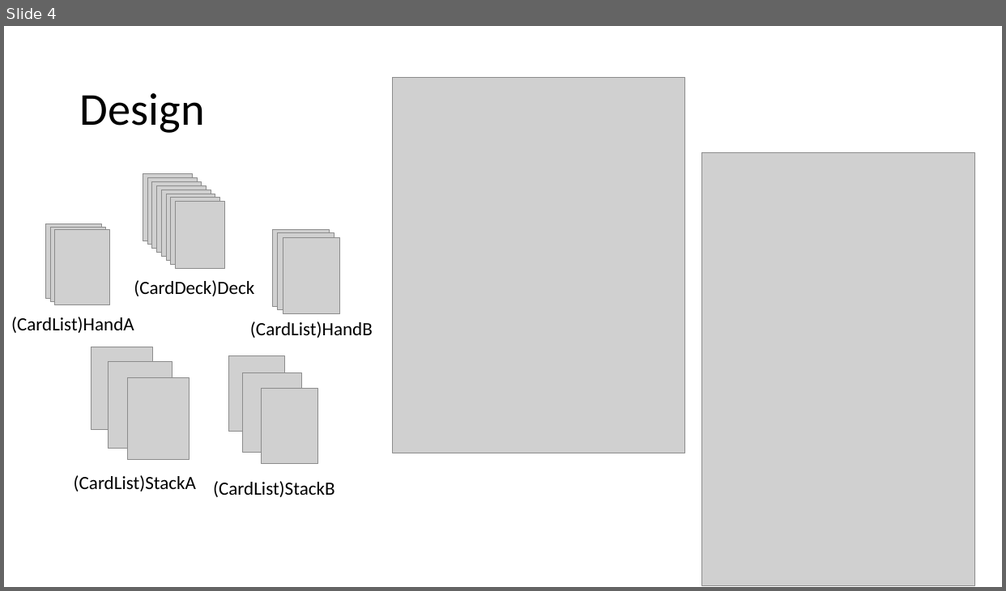
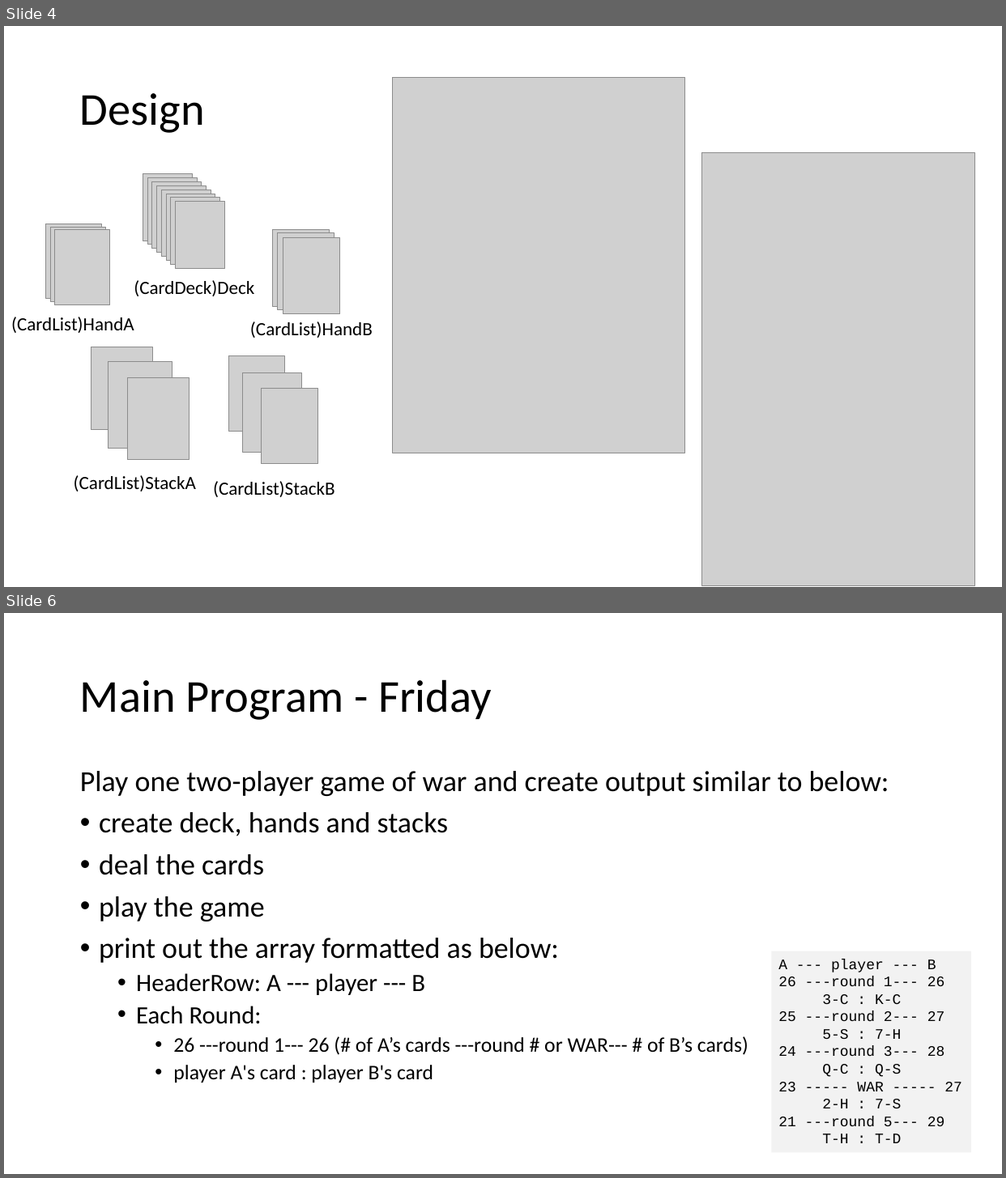
Before and after one commit to veggieboy/WarCardGame, a slide deck: warCardGame.pptx. Shown one above the other, each under a label of ours: slide 4 before the commit, slides 4 and 6 after it; the slides between them are not shown. The pictures are 1006x591 and 1006x1178 pixels, drawn with LibreOffice and Linux fonts; fonts in the diff are those of the drawing; grey boxes stand for pictures; background and template pictures are left out. Boxes give left, top, right and bottom in pixels: in the first picture for what was removed or moved away, otherwise in the second. Text is boxed around its words. In the diff, an @@ line names an element or a change of style, - is before the commit and + after.

Commit message:
update pptx

```diff
--- a/warCardGame.pptx
+++ b/warCardGame.pptx
@@ slide 6 added at <box>4,613,1002,1174</box>, background #FFFFFF @@
@@ title added at <box>80,679,492,720</box>, 44 pt, text #000000 @@
+Main Program - Friday
@@ text added at <box>80,771,889,1083</box>, 28 pt, text #000000 @@
+Play one two-player game of war and create output similar to below:
+• create deck, hands and stacks
+• deal the cards
+• play the game
+• print out the array formatted as below:
+  • HeaderRow: A --- player --- B
+  • Each Round:
+    • 26 ---round 1--- 26 (# of A’s cards ---round # or WAR--- # of B’s cards)
+    • player A's card : player B's card
@@ rectangle added at <box>771,952,971,1152</box>, fill #F2F2F2, 14 pt, text #000000 @@
+A --- player --- B
+26 ---round 1--- 26
+3-C : K-C
+25 ---round 2--- 27
+5-S : 7-H
+24 ---round 3--- 28
+Q-C : Q-S
+23 ----- WAR ----- 27
+2-H : 7-S
+21 ---round 5--- 29
+T-H : T-D
```
Also in this commit, not shown: 1 other slide added, 1 slide removed.
